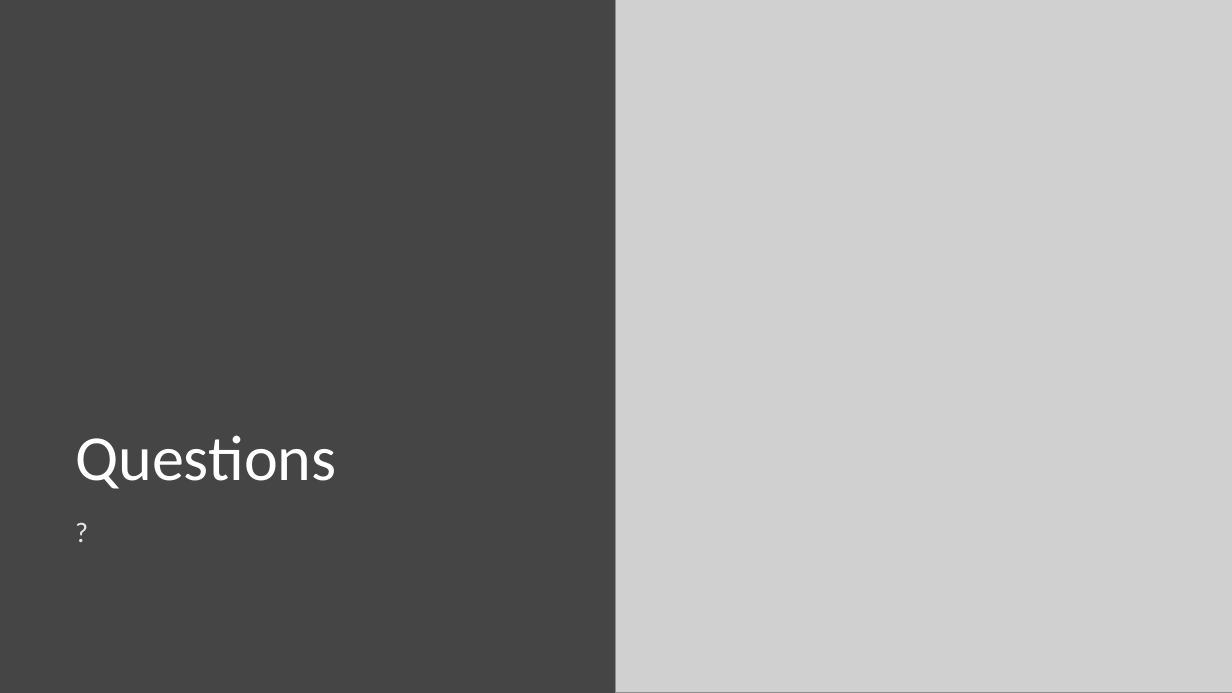
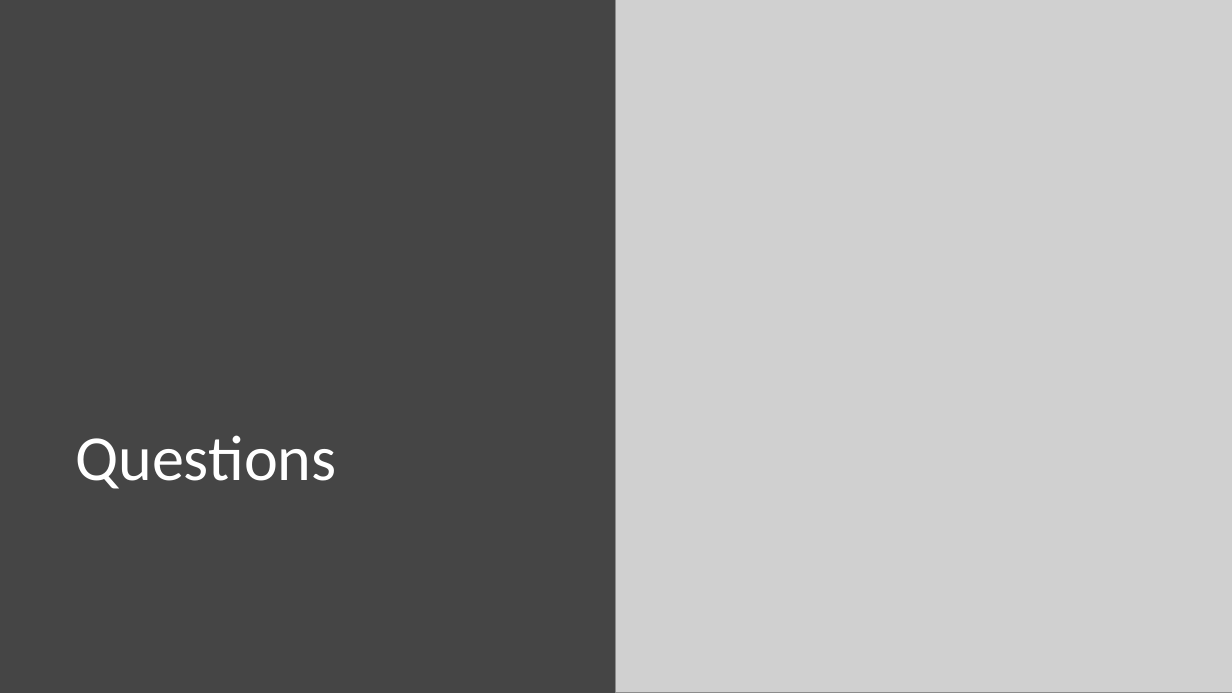
Before and after one commit to kthanasi-git/SW_Engineering, a slide deck: slide 51 of SOFTWARE ENGINEERING/SLIDES/13- Introduction to Software Testing.pptx (slide 52 before the commit). Drawn at 1232x693 pixels with LibreOffice and Linux fonts; fonts in the diff are those of the drawing; grey boxes stand for pictures. Boxes give left, top, right and bottom in pixels: in the first picture for what was removed or moved away, otherwise in the second. Text is boxed around its words. In the diff, an @@ line names an element or a change of style, - is before the commit and + after.

```diff
--- a/SOFTWARE ENGINEERING/SLIDES/13- Introduction to Software Testing.pptx
+++ b/SOFTWARE ENGINEERING/SLIDES/13- Introduction to Software Testing.pptx
@@ text removed at (x1=66, y1=513, x2=552, y2=606) @@
-?
```
Also in this commit, not shown: 6 other slides changed, 8 slides added, 9 slides removed, 5 other files.
